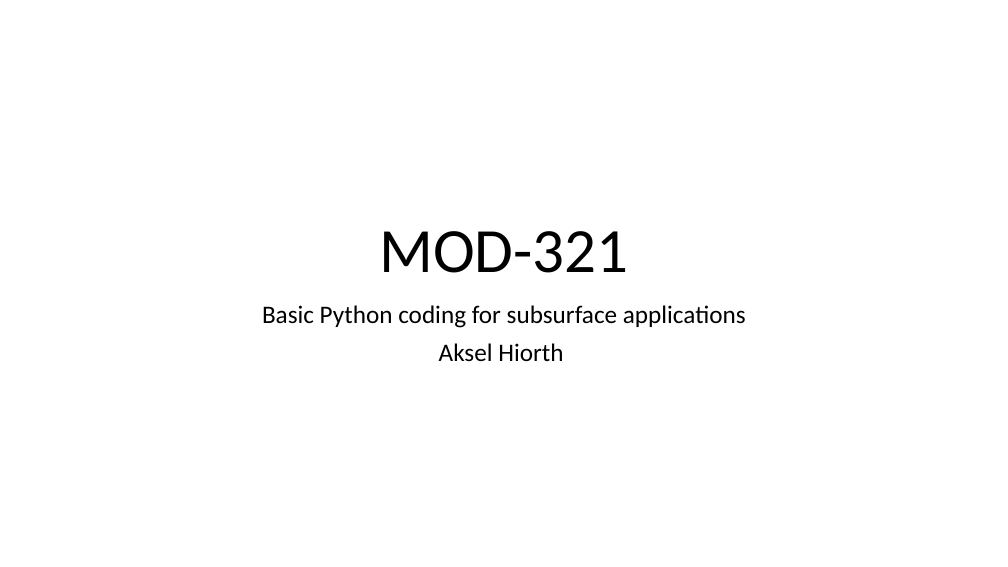
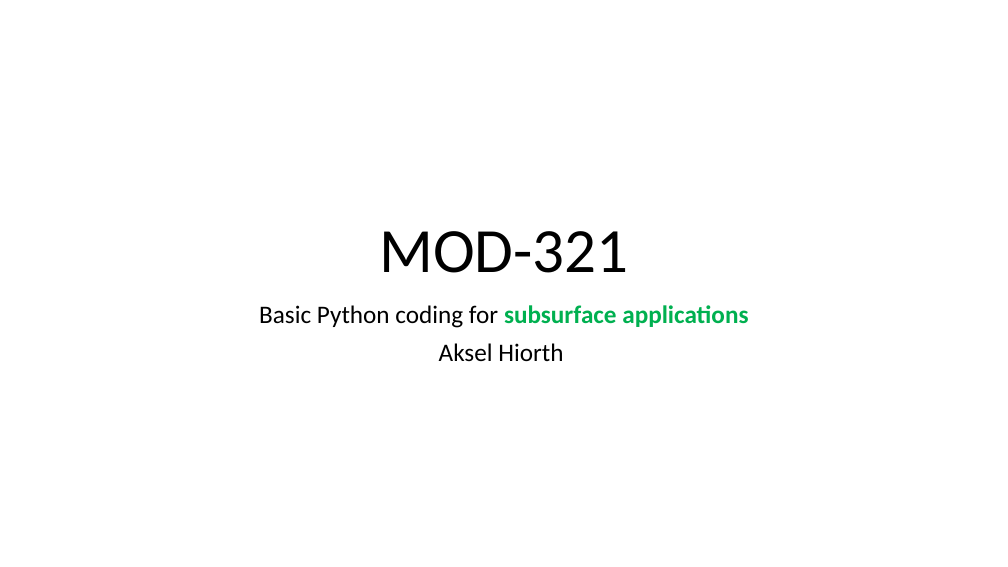
Before and after one commit to ahiorth/Pytato, a slide deck: slide 1 of Day1.pptx. Drawn at 1008x567 pixels with LibreOffice and Linux fonts; fonts in the diff are those of the drawing. Boxes give left, top, right and bottom in pixels: in the first picture for what was removed or moved away, otherwise in the second. Text is boxed around its words. In the diff, an @@ line names an element or a change of style, - is before the commit and + after.

```diff
--- a/Day1.pptx
+++ b/Day1.pptx
@@ subtitle at (259,305,748,328): text colour #000000 to #00B050, bold on in "subsurface applications" @@
```
Also in this commit, not shown: 1 other slide changed, 1 slide added, 2 other files.
